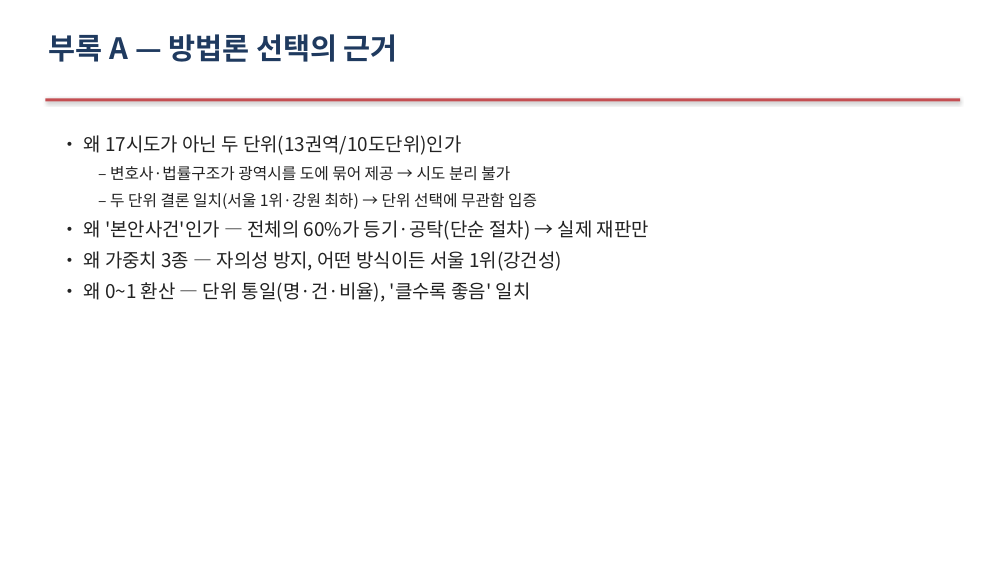
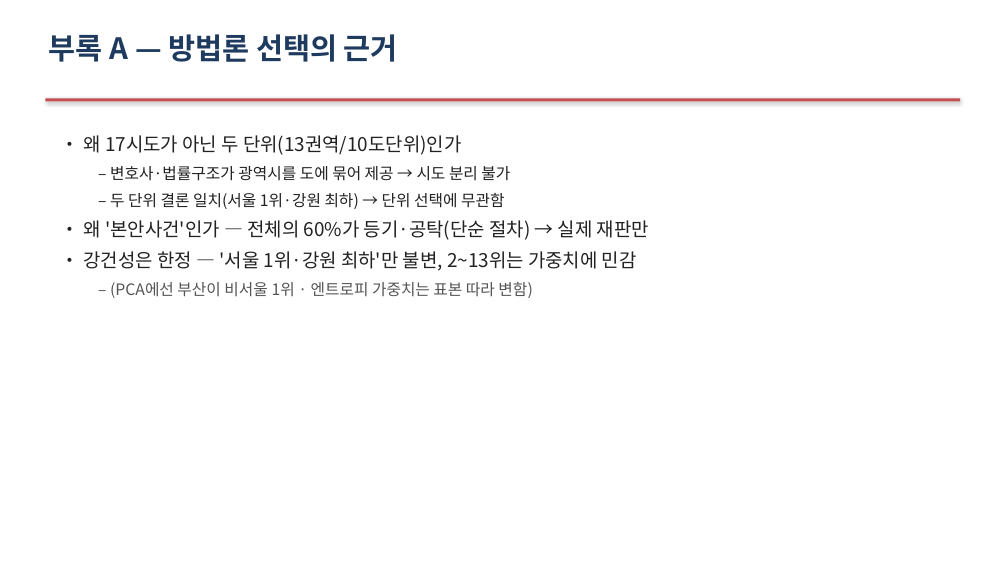
Before and after one commit to Allenkeem/llai-project, a slide deck: slide 23 of reports/발표자료.pptx. Drawn at 1008x567 pixels with LibreOffice and Linux fonts; fonts in the diff are those of the drawing. Boxes give left, top, right and bottom in pixels: in the first picture for what was removed or moved away, otherwise in the second. Text is boxed around its words. In the diff, an @@ line names an element or a change of style, - is before the commit and + after.

```diff
--- a/reports/발표자료.pptx
+++ b/reports/발표자료.pptx
@@ text at box(110, 193, 504, 209): text changed @@
-  – 두 단위 결론 일치(서울 1위·강원 최하) → 단위 선택에 무관함 입증
+  – 두 단위 결론 일치(서울 1위·강원 최하) → 단위 선택에 무관함
@@ text at box(83, 251, 637, 298): text changed @@
-• 왜 가중치 3종 — 자의성 방지, 어떤 방식이든 서울 1위(강건성)
-• 왜 0~1 환산 — 단위 통일(명·건·비율), '클수록 좋음' 일치
+• 강건성은 한정 — '서울 1위·강원 최하'만 불변, 2~13위는 가중치에 민감
+  – (PCA에선 부산이 비서울 1위 · 엔트로피 가중치는 표본 따라 변함)
```
Also in this commit, not shown: 2 other slides changed, 1 other file.
